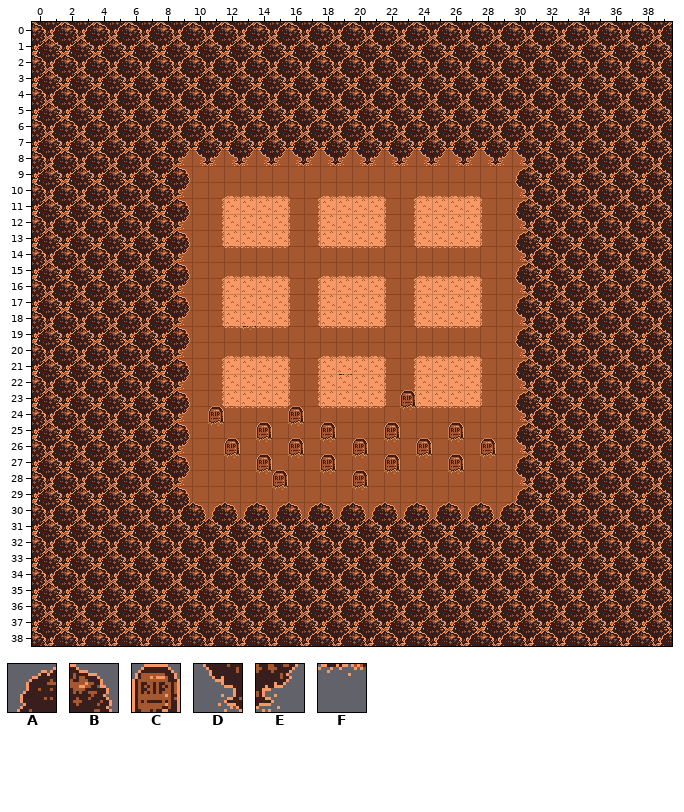
A Tiled map (JSON) gets an edit: assets/maps/1.json. Above is the file before it was changed.
Cells are 16x16 px. Shown: x 0..39, y 0..38.
Key: from "environment": A 4, B 5, C 40, D 44, E 45, F 80.
_ is an empty cell.
Layers that did not change in this view are not listed.
Layer "top" before, first column x 6:
 4 BABABABABABABABABABABABABA
 5 EDEDEDEDEDEDEDEDEDEDEDEDED
 6 BABABABABABABABABABABABABA
 7 EDEDEDEDEDEDEDEDEDEDEDEDED
 8 BAB______________________A
 9 EDE______________________D
10 BAB______________________A
11 EDE______________________D
12 BAB______________________A
13 EDE______________________D
14 BAB______________________A
15 EDE______________________D
16 BAB______________________A
17 EDE______________________D
18 BAB______________________A
19 EDE____F_________________D
20 BAB______________________A
21 EDE______________________D
22 BAB__________F___________A
23 EDE______________C_______D
24 BAB__C____C______F_______A
25 EDE__F__C_F_C___C___C____D
26 BAB___C_F_C_F_C_F_C_F_C__A
27 EDE___F_C_F_C_F_C_F_C_F__D
28 BAB_____FC__F_C_F___F____A
29 EDE______F____F__________D
The result:
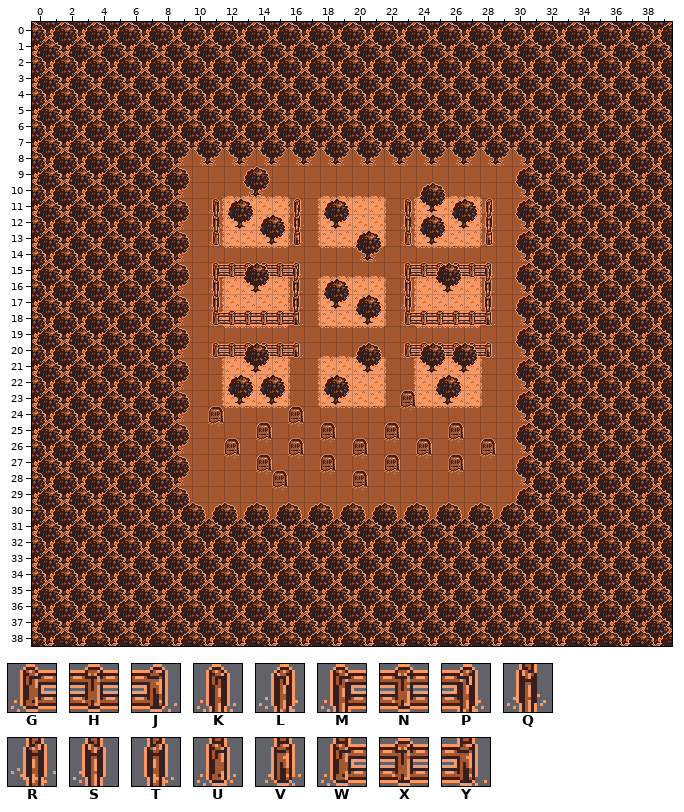
Further tiles: from "environment": G 120, H 121, J 122, K 123, L 124, M 160, N 161, P 162, Q 163, R 164, S 200, T 202, U 203, V 204, W 240, X 241, Y 242.
Changes in this commit:
{"where": "layer \"top\""}
{"y":11,"x":11,"old":"_","new":"K"}
{"y":11,"x":16,"old":"_","new":"L"}
{"y":11,"x":23,"old":"_","new":"K"}
{"y":11,"x":28,"old":"_","new":"L"}
{"y":12,"x":11,"old":"_","new":"Q"}
{"y":12,"x":16,"old":"_","new":"R"}
{"y":12,"x":23,"old":"_","new":"Q"}
{"y":12,"x":28,"old":"_","new":"R"}
{"y":13,"x":11,"old":"_","new":"U"}
{"y":13,"x":16,"old":"_","new":"V"}
{"y":13,"x":23,"old":"_","new":"U"}
{"y":13,"x":28,"old":"_","new":"V"}
{"y":15,"x":11,"old":"______","new":"MNNNNP"}
{"y":15,"x":23,"old":"______","new":"MNNNNP"}
{"y":16,"x":11,"old":"_","new":"S"}
{"y":16,"x":16,"old":"_","new":"T"}
{"y":16,"x":23,"old":"_","new":"S"}
{"y":16,"x":28,"old":"_","new":"T"}
{"y":17,"x":11,"old":"_","new":"S"}
{"y":17,"x":16,"old":"_","new":"T"}
{"y":17,"x":23,"old":"_","new":"S"}
{"y":17,"x":28,"old":"_","new":"T"}
{"y":18,"x":11,"old":"______","new":"WXXXXY"}
{"y":18,"x":23,"old":"______","new":"WXNNXY"}
{"y":19,"x":13,"old":"F","new":"_"}
{"y":20,"x":11,"old":"______","new":"GHHHHJ"}
{"y":20,"x":23,"old":"______","new":"GHHHHJ"}
{"y":22,"x":19,"old":"F","new":"_"}
{"where": "layer \"above\""}
{"y":9,"x":13,"old":"__","new":"AB"}
{"y":10,"x":13,"old":"__","new":"DE"}
{"y":10,"x":24,"old":"__","new":"AB"}
{"y":11,"x":12,"old":"__","new":"AB"}
{"y":11,"x":18,"old":"__","new":"AB"}
{"y":11,"x":24,"old":"____","new":"DEAB"}
{"y":12,"x":12,"old":"____","new":"DEAB"}
{"y":12,"x":18,"old":"__","new":"DE"}
{"y":12,"x":24,"old":"____","new":"ABDE"}
{"y":13,"x":14,"old":"__","new":"DE"}
{"y":13,"x":20,"old":"__","new":"AB"}
{"y":13,"x":24,"old":"__","new":"DE"}
{"y":14,"x":20,"old":"__","new":"DE"}
{"y":15,"x":13,"old":"__","new":"AB"}
{"y":15,"x":25,"old":"__","new":"AB"}
{"y":16,"x":13,"old":"__","new":"DE"}
{"y":16,"x":18,"old":"__","new":"AB"}
{"y":16,"x":25,"old":"__","new":"DE"}
{"y":17,"x":18,"old":"____","new":"DEAB"}
{"y":18,"x":20,"old":"__","new":"DE"}
{"y":20,"x":13,"old":"__","new":"AB"}
{"y":20,"x":20,"old":"__","new":"AB"}
{"y":20,"x":24,"old":"____","new":"ABAB"}
{"y":21,"x":13,"old":"__","new":"DE"}
{"y":21,"x":20,"old":"__","new":"DE"}
{"y":21,"x":24,"old":"____","new":"DEDE"}
{"y":22,"x":12,"old":"____","new":"ABAB"}
{"y":22,"x":18,"old":"__","new":"AB"}
{"y":22,"x":25,"old":"__","new":"AB"}
{"y":23,"x":12,"old":"____","new":"DEDE"}
{"y":23,"x":18,"old":"__","new":"DE"}
{"y":23,"x":25,"old":"__","new":"DE"}
